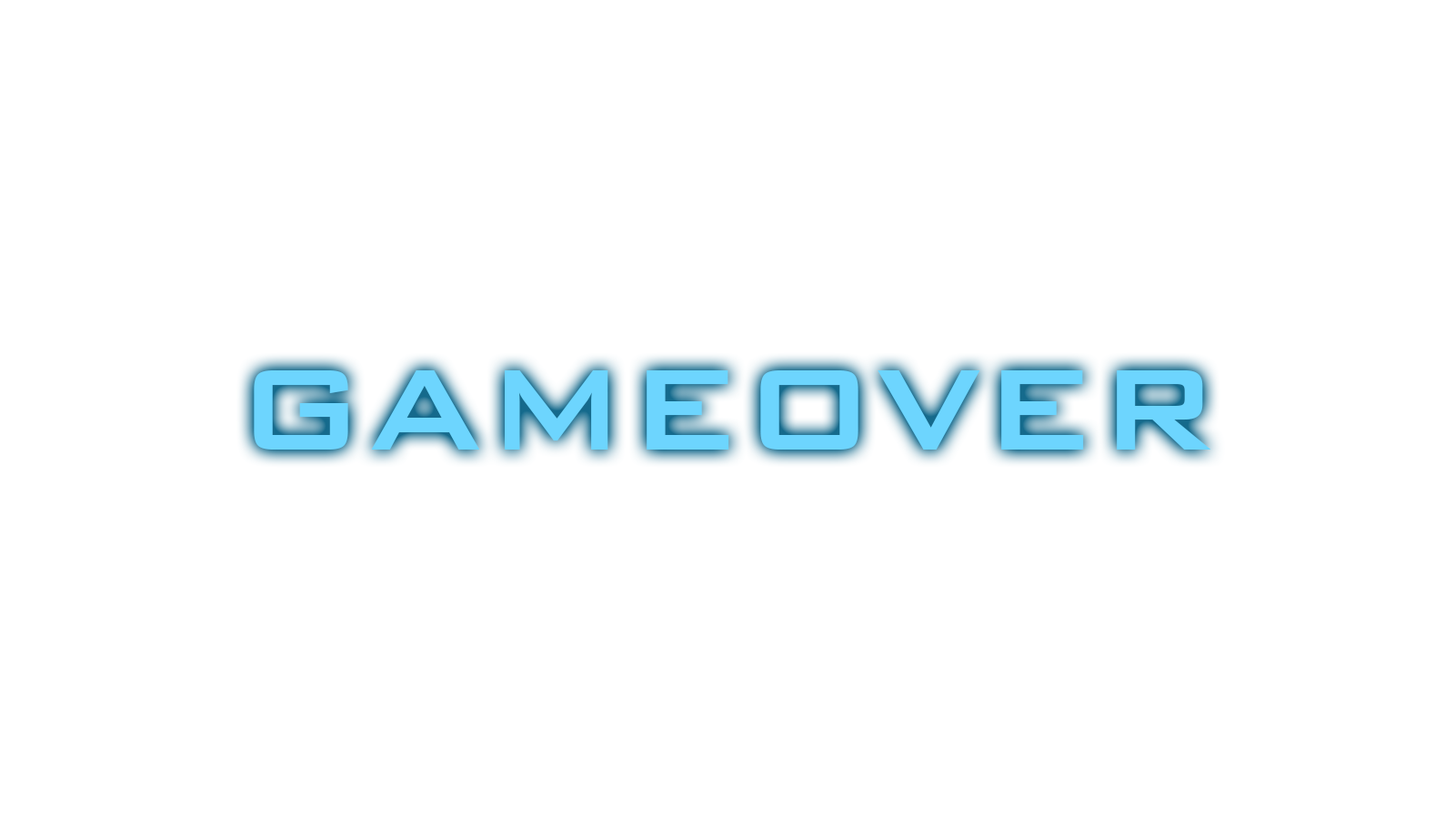
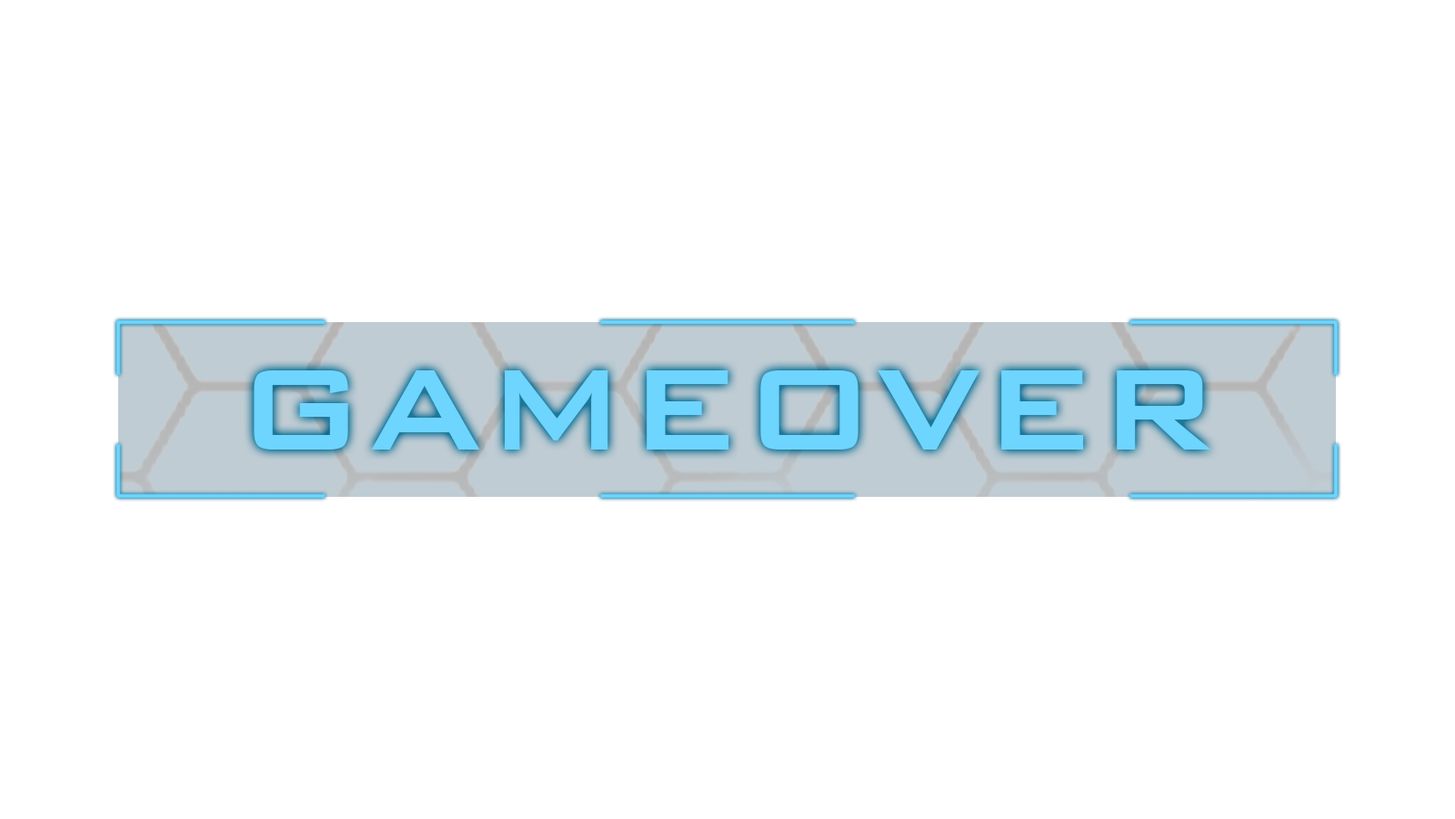
Layered file, before and after one edit (1455×819). Changes by layer:
showed "レイヤー 4" over [115, 319, 1339, 499]
showed "HoneyCombLine" over [118, 321, 1337, 498]
showed "レイヤー 3" over [118, 321, 1337, 497]
